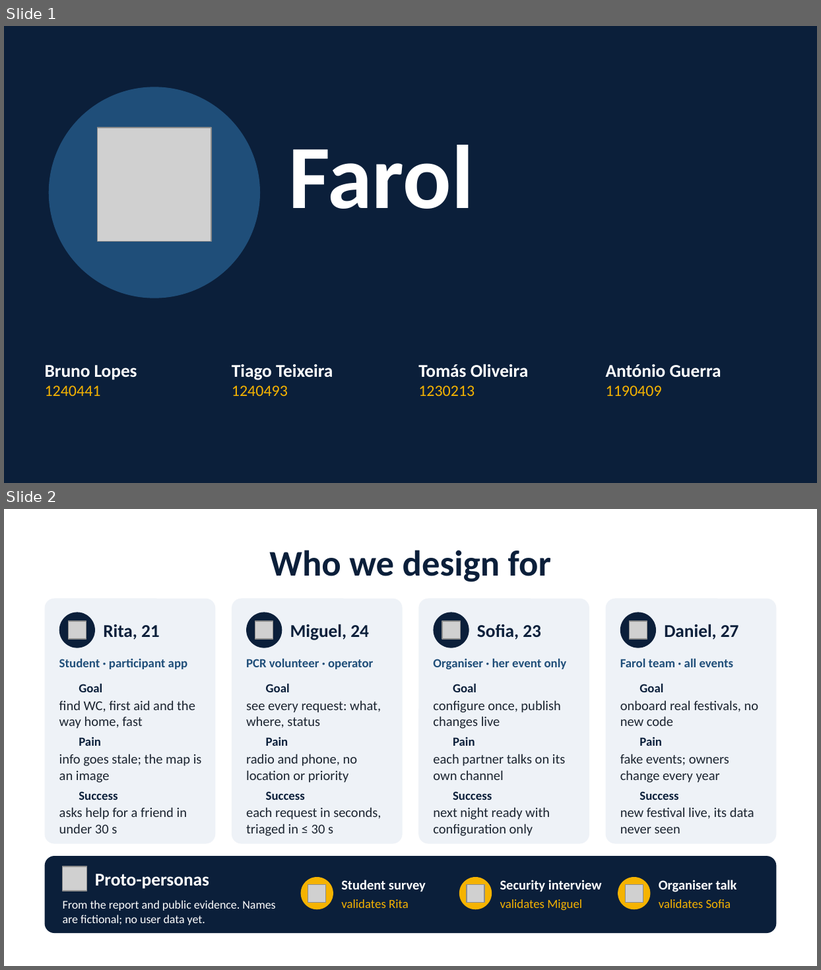
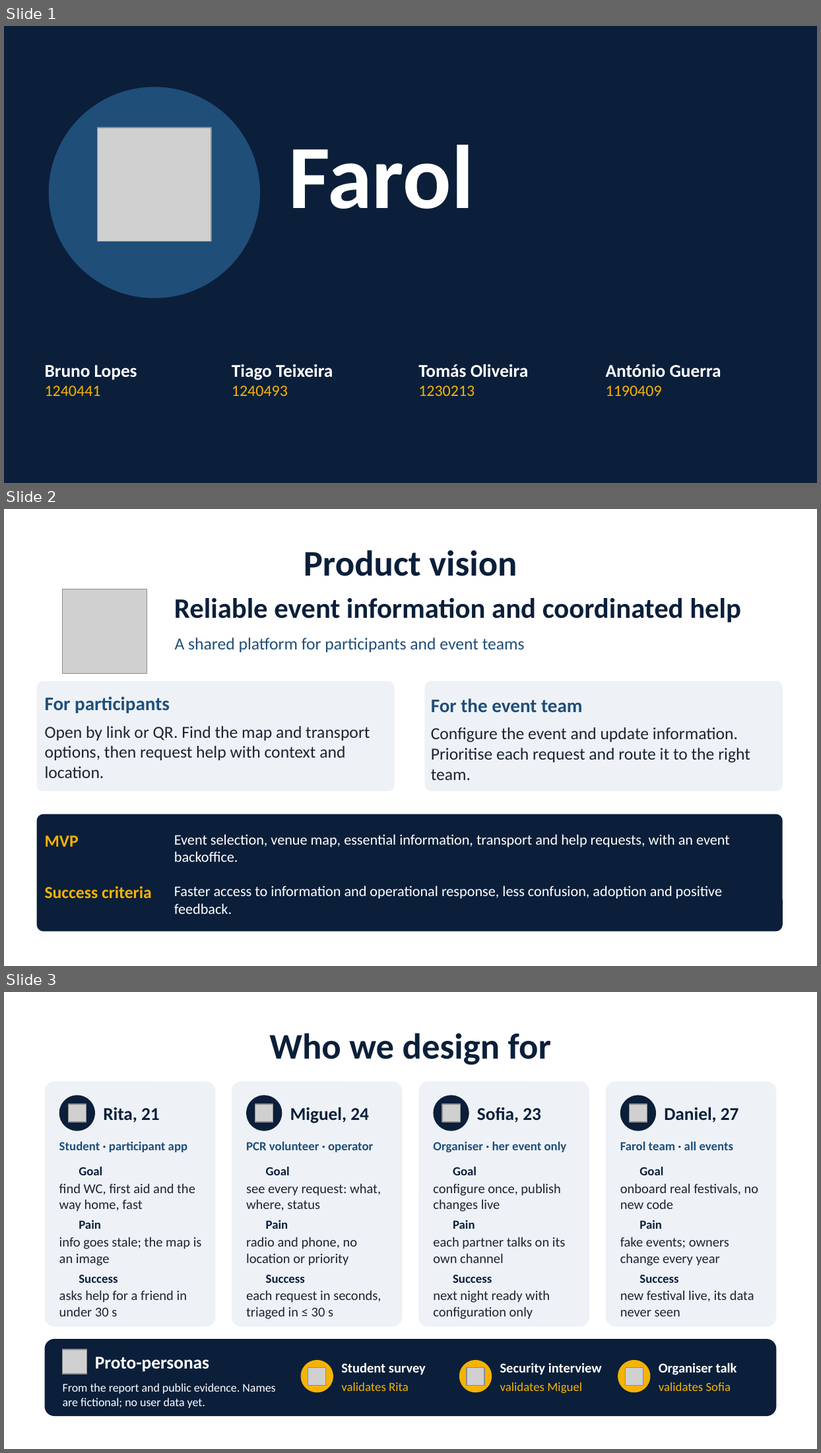
Before and after one commit to tomasoliveira21/LABDSOF, a slide deck: Docs/Presentation/Farol_First_Presentation.pptx. Shown one above the other, each under a label of ours: slides 1 and 2 before the commit, slides 1, 2 and 3 after it. The pictures are 821x970 and 821x1453 pixels, drawn with LibreOffice and Linux fonts; fonts in the diff are those of the drawing; grey boxes stand for pictures; background and template pictures are left out. Boxes give left, top, right and bottom in pixels: in the first picture for what was removed or moved away, otherwise in the second. Text is boxed around its words. In the diff, an @@ line names an element or a change of style, - is before the commit and + after.

Commit message:
docs (#28): Updated presentation

```diff
--- a/Docs/Presentation/Farol_First_Presentation.pptx
+++ b/Docs/Presentation/Farol_First_Presentation.pptx
@@ slide 2 added at box(4, 509, 817, 966), background #FFFFFF @@
@@ title added at box(304, 550, 517, 576), 32 pt, text #0B1F3A, bold @@
+Product vision
@@ picture added at box(63, 589, 147, 673) @@
@@ text added at box(174, 598, 741, 623), 25 pt, text #0B1F3A, bold @@
+Reliable event information and coordinated help
@@ text added at box(175, 638, 525, 652), 15 pt, text #1F4E79 @@
+A shared platform for participants and event teams
@@ rounded rectangle added at box(36, 681, 394, 791), fill #EEF2F7 @@
@@ rounded rectangle added at box(424, 681, 782, 791), fill #EEF2F7 @@
@@ text added at box(45, 696, 170, 714), 17 pt, text #1F4E79, bold @@
+For participants
@@ text added at box(431, 698, 582, 713), 17 pt, text #1F4E79, bold @@
+For the event team
@@ text added at box(45, 726, 370, 778), 15 pt, text #1B2430 @@
+Open by link or QR. Find the map and transport options, then request help with context and location.
@@ text added at box(431, 727, 750, 780), 15 pt, text #1B2430 @@
+Configure the event and update information. Prioritise each request and route it to the right team.
@@ rounded rectangle added at box(36, 815, 782, 932), fill #0B1F3A @@
@@ text added at box(45, 836, 79, 847), 15 pt, text #F5B301, bold @@
+MVP
@@ text added at box(174, 834, 730, 862), 13 pt, text #FFFFFF @@
+Event selection, venue map, essential information, transport and help requests, with an event backoffice.
@@ text added at box(45, 887, 152, 898), 15 pt, text #F5B301, bold @@
+Success criteria
@@ text added at box(174, 886, 722, 914), 13 pt, text #FFFFFF @@
+Faster access to information and operational response, less confusion, adoption and positive feedback.
@@ what was slide 2 is now slide 3 @@
```
